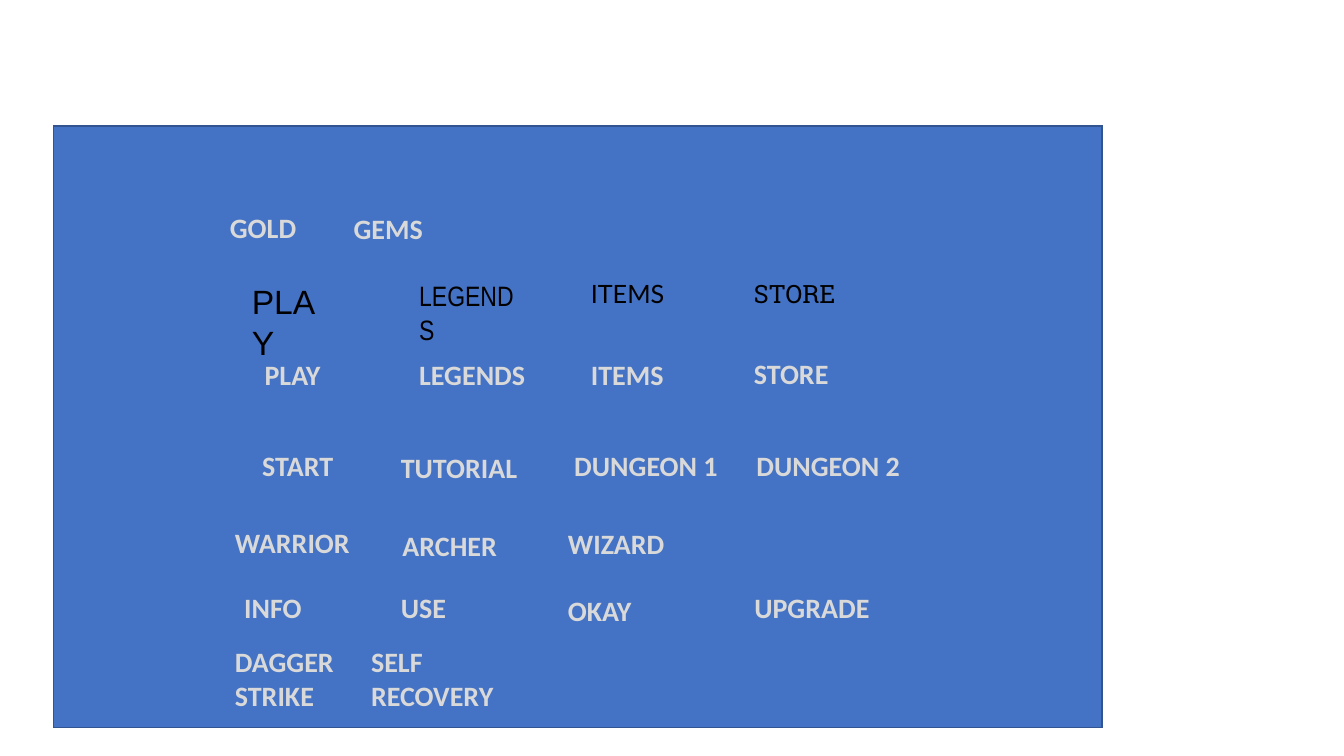
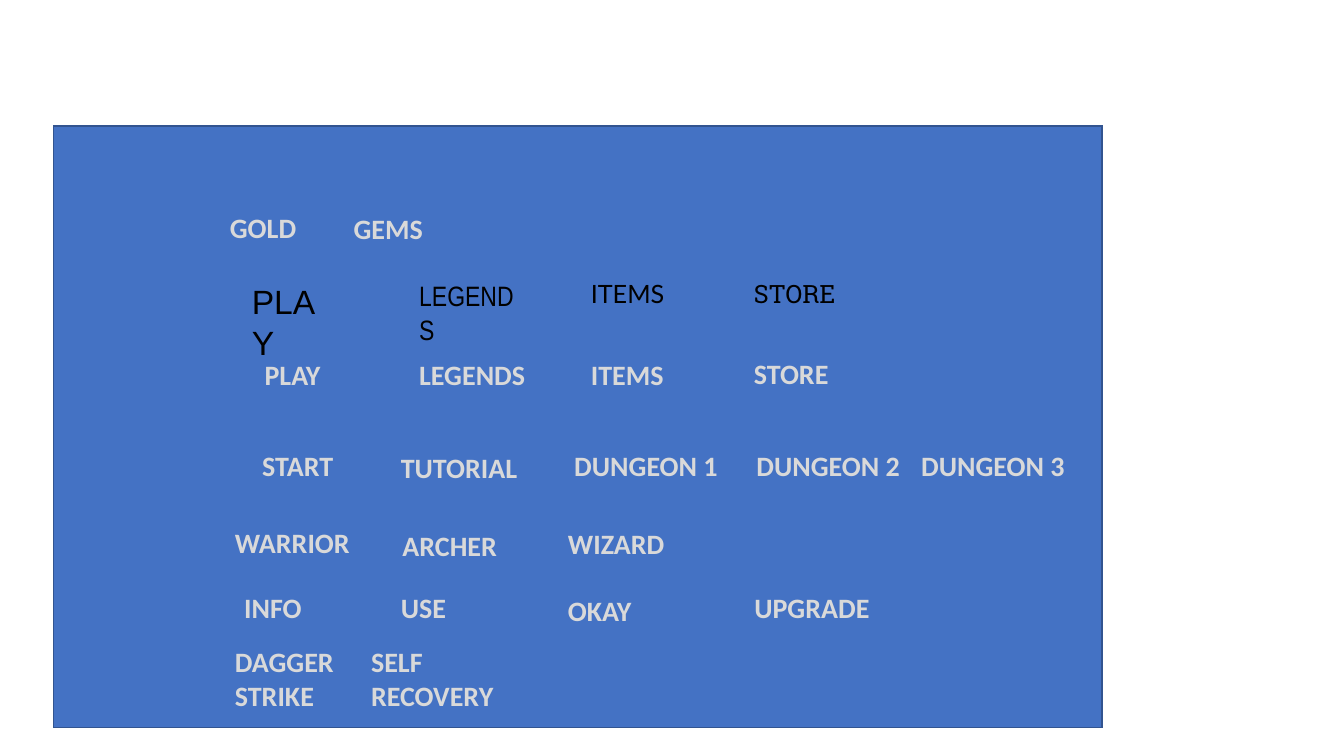
Before and after one commit to Seoha57/SW, a slide deck: slide 16 of Projects/SW_Design/UI/UI_design.pptx. Drawn at 1344x756 pixels with LibreOffice and Linux fonts; fonts in the diff are those of the drawing. Boxes give left, top, right and bottom in pixels: in the first picture for what was removed or moved away, otherwise in the second. Text is boxed around its words. In the diff, an @@ line names an element or a change of style, - is before the commit and + after.

Commit message:
Fixed Window scale problem and added Icon Dungeon3
Cheat code pg UP and pg DOWN

```diff
--- a/Projects/SW_Design/UI/UI_design.pptx
+++ b/Projects/SW_Design/UI/UI_design.pptx
@@ text added at (921,457,1064,476), 20 pt, text #D9D9D9, bold @@
+DUNGEON 3
```
Also in this commit, not shown: 11 other files.
